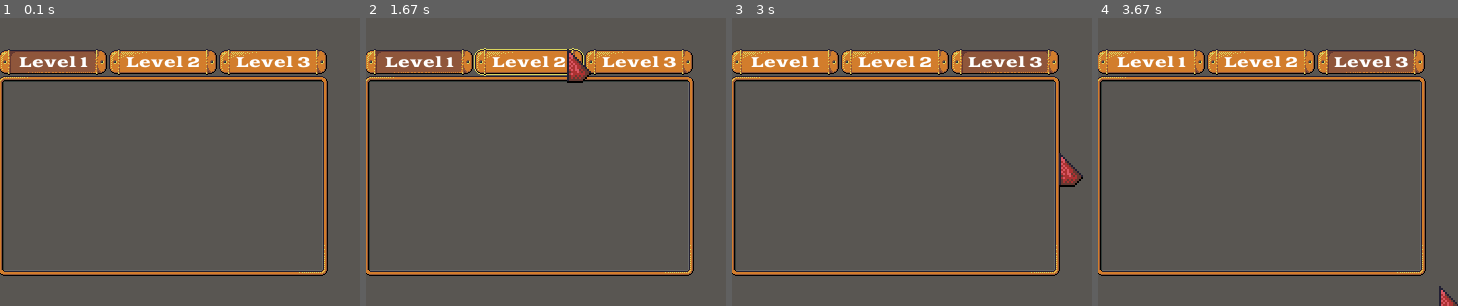
Above: before the commit, frames 1-4 (left to right).
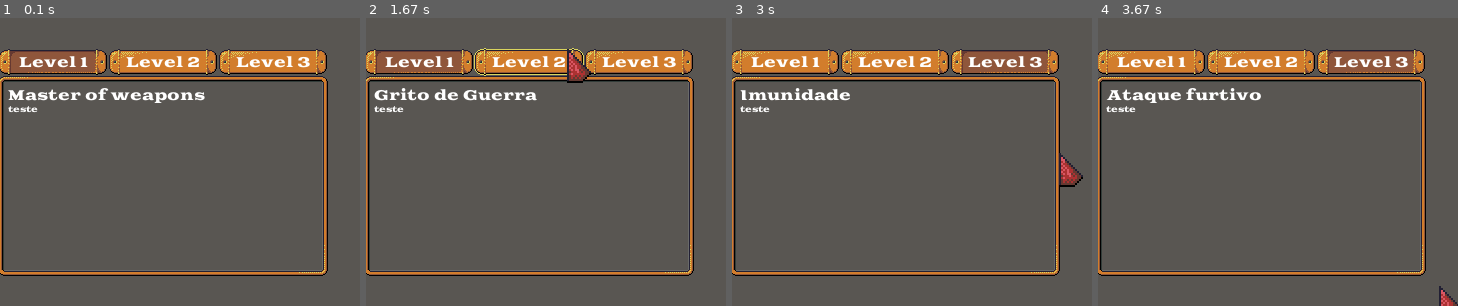
Above: after the commit, the same moments.

Repository: antomarsi/MalditosGoblinsPygame
Game: pygame game, started from main.py
Same seed, same stepped clock (60 frames per second), same inputs: the game is played once before the commit and once after it.
Inputs (mouse positions are % of the whole screen's width and height, from its top left):
- Up to frame 1 (0.1 s): no input
- Up to frame 2 (1.67 s): click "Level 2" at 0.38 s; press the mouse at (83, 11) at 0.7 s; move the mouse to (55, 21) at 0.8 s; release the mouse at (26, 30) at 0.93 s; press the mouse at (83, 11) at 1.03 s; move the mouse to (56, 22) at 1.13 s; release the mouse at (29, 34) at 1.27 s; press the mouse at (83, 11) at 1.37 s; move the mouse to (63, 14) at 1.47 s; release the mouse at (42, 18) at 1.6 s
- Up to frame 3 (3 s): press the mouse at (22, 20) at 1.7 s; move the mouse to (17, 34) at 1.8 s; release the mouse at (13, 47) at 1.93 s; press the mouse at (83, 11) at 2.03 s; move the mouse to (80, 48) at 2.13 s; release the mouse at (78, 86) at 2.27 s; press the mouse at (83, 11) at 2.37 s; move the mouse to (60, 23) at 2.47 s; release the mouse at (37, 34) at 2.6 s; press the mouse at (52, 20) at 2.7 s; move the mouse to (56, 28) at 2.8 s; release the mouse at (60, 36) at 2.93 s
- Up to frame 4 (3.67 s): press the mouse at (83, 11) at 3.03 s; move the mouse to (52, 31) at 3.13 s; release the mouse at (20, 51) at 3.27 s; press the mouse at (52, 20) at 3.37 s; move the mouse to (57, 39) at 3.47 s; release the mouse at (62, 59) at 3.6 s
The pictures show only the part of the screen within x 14-64%, y 12-62%; the shares and areas given below are measured in that part.

The runs differ from the first frame. In frame 1, 1.2% of the frame differs, in the area x 2-57%, y 24-33%; in frame 2, 1.0%; in frame 3, 0.8%; in frame 4, 1.0%.

Commit message:
TextAreaTabbed feito

Diff:
--- a/goblin/data.py
+++ b/goblin/data.py
@@ -51,22 +51,22 @@
     MAGIC = 3
 
 class Skills(DataBase):
-    MASTER_OF_WEAPONS = {'id': 1, 'name': 'Master of weapons', 'description': ''}
-    BRUTAL_ATTACK = {'id': 2, 'name': 'Master of weapons', 'description': ''}
-    FATAL_ATTACK = {'id': 3, 'name': 'Master of weapons', 'description': ''}
-    TRACK = {'id': 4, 'name': 'Master of weapons', 'description': ''}
-    SHARPSHOOTER = {'id': 5, 'name': 'Master of weapons', 'description': ''}
-    FATAL_SHOOT = {'id': 6, 'name': 'Master of weapons', 'description': ''}
-    STEAL = {'id': 7, 'name': 'Master of weapons', 'description': ''}
-    SET_TRAP = {'id': 8, 'name': 'Master of weapons', 'description': ''}
-    STEALTH_ATTACK = {'id': 9, 'name': 'Master of weapons', 'description': ''}
-    ENDURANCE = {'id': 10, 'name': 'Master of weapons', 'description': ''}
-    EXPLOSIVE_SUICIDE = {'id': 11, 'name': 'Master of weapons', 'description': ''}
-    IMMUNITY = {'id': 12, 'name': 'Master of weapons', 'description': ''}
-    WARCRY = {'id': 13, 'name': 'Master of weapons', 'description': ''}
-    MAGIC_MISSLE = {'id': 14, 'name': 'Master of weapons', 'description': ''}
-    HEAL = {'id': 15, 'name': 'Master of weapons', 'description': ''}
-    PETRIFY = {'id': 16, 'name': 'Master of weapons', 'description': ''}
+    MASTER_OF_WEAPONS = {'id': 1, 'name': 'Master of weapons', 'description': 'teste'}
+    BRUTAL_ATTACK = {'id': 2, 'name': 'Ataque Brutal', 'description': 'teste'}
+    FATAL_ATTACK = {'id': 3, 'name': 'Ataque Fatal', 'description': 'teste'}
+    TRACK = {'id': 4, 'name': 'Rastrear', 'description': 'teste'}
+    SHARPSHOOTER = {'id': 5, 'name': 'Tiro Certeiro', 'description': 'teste'}
+    FATAL_SHOOT = {'id': 6, 'name': 'Tiro Fatal', 'description': 'teste'}
+    STEAL = {'id': 7, 'name': 'Roubar', 'description': 'teste'}
+    SET_TRAP = {'id': 8, 'name': 'Armadilha', 'description': 'teste'}
+    STEALTH_ATTACK = {'id': 9, 'name': 'Ataque furtivo', 'description': 'teste'}
+    ENDURANCE = {'id': 10, 'name': 'Resistencia', 'description': 'teste'}
+    EXPLOSIVE_SUICIDE = {'id': 11, 'name': 'Suícidio Explosivo', 'description': 'teste'}
+    IMMUNITY = {'id': 12, 'name': 'Imunidade', 'description': 'teste'}
+    WARCRY = {'id': 13, 'name': 'Grito de Guerra', 'description': 'teste'}
+    MAGIC_MISSLE = {'id': 14, 'name': 'Tiro mágico', 'description': 'teste'}
+    HEAL = {'id': 15, 'name': 'Curar', 'description': 'teste'}
+    PETRIFY = {'id': 16, 'name': 'Petrificar', 'description': 'teste'}
 
 class Weapons(DataBase):
     DAGGER = {'id': 1, 'name': 'Adaga', 'damage': 2, 'protection': 0, 'throwable': True, 'distance': False}
--- a/gui/TabTextArea.py
+++ b/gui/TabTextArea.py
@@ -5,9 +5,11 @@
 
 class TabTextArea(object):
     """A fairly straight forward button class."""
-    def __init__(self, rect, skills = []):
+    def __init__(self, rect, font_button, font_text, skills = []):
         self.rect = pygame.Rect(rect)
         self.current_tab = None
+        self.font_button = font_button
+        self.font_text = font_text
         self.process_skills(skills)
         min_width = 0
         for tab in self.tabs:
@@ -19,7 +21,7 @@
     def process_skills(self, skills):
         self.tabs = []
         for idx, value in enumerate(skills):
-            button = TextButton((self.rect.x+(110*idx),self.rect.y,110,50), None, text="Level "+str(idx+1), **{'font': pygame.font.Font('font/GoblinOne.otf', 14)})
+            button = TextButton((self.rect.x+(110*idx),self.rect.y,110,50), None, text="Level "+str(idx+1), **{'font': self.font_button})
             tab = {'button': button, 'skill': value}
             self.tabs.append(tab)
         self.change_text(0)
@@ -30,8 +32,40 @@
         self.current_tab = self.tabs[index]
         self.current_tab["button"].active = True
 
+    def drawText(self, surface, text, color, rect, font, aa=False, bkg=None):
+        rect = pygame.Rect(rect)
+        y = rect.top
+        lineSpacing = -2
+        # get the height of the font
+        fontHeight = font.size("Tg")[1]
+        while text:
+            i = 1
+            # determine if the row of text will be outside our area
+            if y + fontHeight > rect.bottom:
+                break
+            # determine maximum width of line
+            while font.size(text[:i])[0] < rect.width and i < len(text):
+                i += 1
+            # if we've wrapped the text, then adjust the wrap to the last word
+            if i < len(text):
+                i = text.rfind(" ", 0, i) + 1
+            # render the line and blit it to the surface
+            if bkg:
+                image = font.render(text[:i], 1, color, bkg)
+                image.set_colorkey(bkg)
+            else:
+                image = font.render(text[:i], aa, color)
+            surface.blit(image, (rect.left, y))
+            y += fontHeight + lineSpacing
+            # remove the text we just blitted
+            text = text[i:]
+        return text
     def update(self, surface):
         self.panel.update(surface)
+        if self.current_tab:
+            title = self.font_button.render(self.current_tab['skill']['name'], 1, pygame.Color('white'), None)
+            surface.blit(title, (self.rect.left+10, self.rect.y+self.tabs[0]['button'].rect.height+10))
+            self.drawText(surface, self.current_tab['skill']['description'], pygame.Color('white'), (self.rect.left + 10, self.rect.y+self.tabs[0]['button'].rect.height + 10 + title.get_rect().height, self.rect.width, self.rect.height), self.font_text, 1)
         for tab in self.tabs:
             tab["button"].update(surface)
 
--- a/main.py
+++ b/main.py
@@ -47,10 +47,9 @@
         self.buttons = {}
         self.init_buttons()
 
-
     def reset_goblin(self):
         self.goblin = Goblin()
-        self.skills_textarea = TabTextArea((100, 100, 300, 200), self.goblin.skills)
+        self.skills_textarea = TabTextArea((100, 100, 300, 200), FONT_MED, FONT_SML, self.goblin.skills)
 
     def init_buttons(self):
         self.buttons['reset_goblin'] = TextButton((500,50,200,50), self.reset_goblin, text='Criar Goblin', **{'font': FONT_MED})
